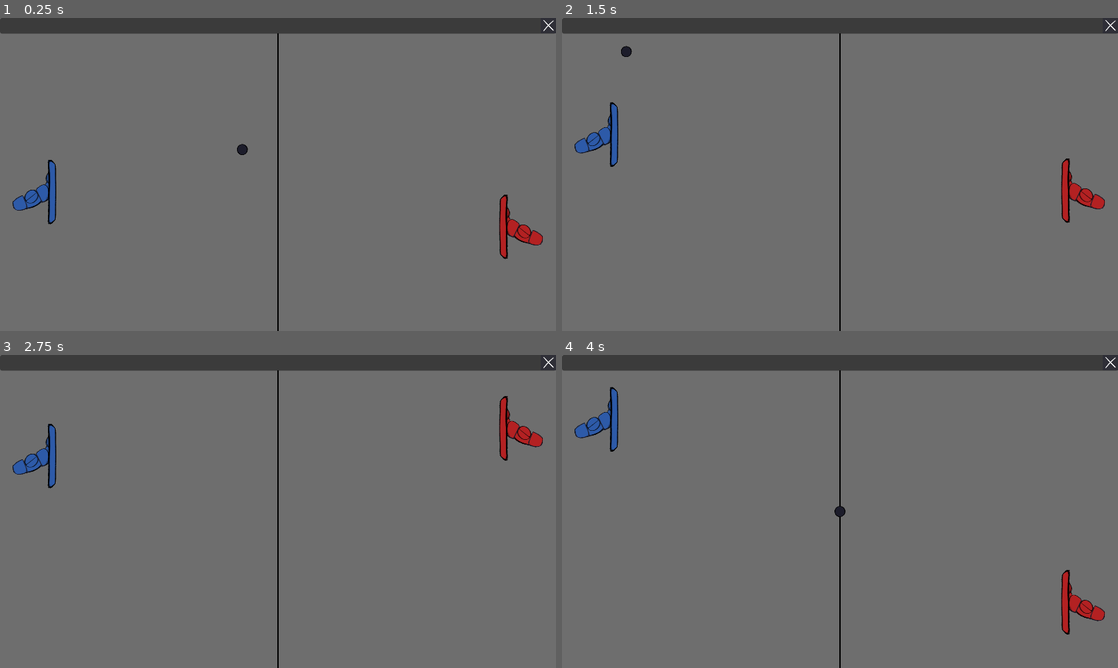
Above: before the commit, frames 1-4 (two rows, left to right).
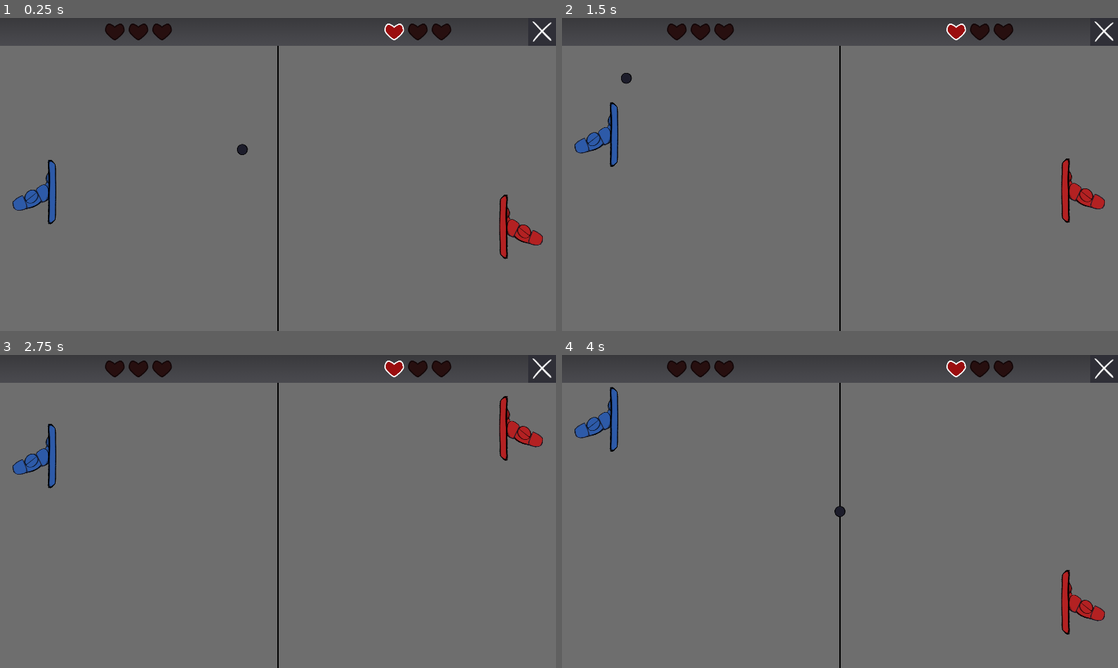
Above: after the commit, the same moments.

Repository: parrotwise/gmtk26-pong
Game: Godot game, scene res://Scenes/game_scene.tscn
Two runs of this game, one before a commit and one after it. Both use one fixed random seed, a clock stepped at 60 frames per second and the inputs below.
Inputs:
- Up to frame 1 (0.25 s): no input
- Up to frame 2 (1.5 s): hold Up (ui_up) 0.53-1.28 s; hold Down (ui_down) from 1.28 s (still down)
- Up to frame 3 (2.75 s): release Down (ui_down) at 2.03 s; hold Up (ui_up) from 2.03 s (still down)
- Up to frame 4 (4 s): release Up (ui_up) at 3.53 s; hold Down (ui_down) from 3.53 s (still down)

The runs differ from the first frame. In frame 1, 4.4% of the frame differs, in the area x 0-100%, y 0-9%; in frame 2, 4.5%, in the area x 0-100%, y 0-22%; in frame 3, 4.4%; in frame 4, 4.4%.
Error after the commit: Invalid type in utility function "clamp()". Cannot convert argument 3 from Vector2 to float. (res://Scripts/player.gd:26)

Commit message:
feature: replaced ui with the new hud

Diff:
--- a/Scenes/GameUI/hud.gd
+++ b/Scenes/GameUI/hud.gd
@@ -9,9 +9,13 @@
 @onready var left_hearts: HBoxContainer = %LeftHearts
 @onready var right_hearts: HBoxContainer = %RightHearts
 
+var bar: TextureRect:
+	get: return $Bar
+
 # Initialization
 func _ready() -> void:
 	# TODO: Register
+	GameManager.hud = self
 
 	# Signals
 	quit_button.pressed.connect(_on_quit)
--- a/Scenes/GameUI/hud.tscn
+++ b/Scenes/GameUI/hud.tscn
@@ -24,20 +24,6 @@
 grow_horizontal = 2
 texture = ExtResource("2_l26h0")
 expand_mode = 2
-
-[node name="QuitButton" type="TextureButton" parent="." unique_id=811932129]
-unique_name_in_owner = true
-custom_minimum_size = Vector2(40, 40)
-layout_mode = 1
-anchors_preset = 1
-anchor_left = 1.0
-anchor_right = 1.0
-offset_left = -40.0
-offset_bottom = 40.0
-grow_horizontal = 0
-texture_normal = ExtResource("3_eccdw")
-ignore_texture_size = true
-stretch_mode = 0
 
 [node name="HBoxContainer" type="HBoxContainer" parent="." unique_id=1349159520]
 custom_minimum_size = Vector2(0, 40)
@@ -97,3 +83,17 @@
 layout_mode = 2
 texture = ExtResource("4_0un6g")
 expand_mode = 1
+
+[node name="QuitButton" type="TextureButton" parent="." unique_id=811932129]
+unique_name_in_owner = true
+custom_minimum_size = Vector2(40, 40)
+layout_mode = 1
+anchors_preset = 1
+anchor_left = 1.0
+anchor_right = 1.0
+offset_left = -40.0
+offset_bottom = 40.0
+grow_horizontal = 0
+texture_normal = ExtResource("3_eccdw")
+ignore_texture_size = true
+stretch_mode = 0
--- a/Scenes/game_scene.tscn
+++ b/Scenes/game_scene.tscn
@@ -2,14 +2,13 @@
 
 [ext_resource type="Script" uid="uid://ke4slfpx5tjp" path="res://Scenes/game_scene.gd" id="1_5dgvu"]
 [ext_resource type="Script" uid="uid://ejpyehyvfe3j" path="res://Scripts/battlefield.gd" id="1_6h5vk"]
-[ext_resource type="Script" uid="uid://csel3sxxejg3t" path="res://Scripts/game_ui.gd" id="1_x87qo"]
 [ext_resource type="Script" uid="uid://x2chsq18dd8c" path="res://Scripts/player.gd" id="2_1ixah"]
 [ext_resource type="Texture2D" uid="uid://c5e82as8sxtj" path="res://Sprites/p1_placeholder.png" id="3_rgj8m"]
 [ext_resource type="Script" uid="uid://dowrysm7015b3" path="res://Scripts/opponent.gd" id="4_1ixah"]
 [ext_resource type="Texture2D" uid="uid://da3ote4yfusag" path="res://Sprites/p2_placeholder.png" id="5_2fmhe"]
 [ext_resource type="Script" uid="uid://ca58xn8hkrbfg" path="res://Scripts/ball.gd" id="6_7iton"]
-[ext_resource type="Texture2D" uid="uid://b7jpgpuws8ief" path="res://Sprites/exit_placeholder.png" id="7_2fmhe"]
 [ext_resource type="Texture2D" uid="uid://p5kbp4wbgfep" path="res://Sprites/ball_placeholder.png" id="7_ikfsv"]
+[ext_resource type="PackedScene" uid="uid://i1o5fru2q5cg" path="res://Scenes/GameUI/hud.tscn" id="9_ikfsv"]
 
 [sub_resource type="StyleBoxFlat" id="StyleBoxFlat_b6fju"]
 bg_color = Color(0.43, 0.43, 0.43, 1)
@@ -22,12 +21,6 @@
 
 [sub_resource type="CircleShape2D" id="CircleShape2D_ikfsv"]
 radius = 9.0
-
-[sub_resource type="StyleBoxFlat" id="StyleBoxFlat_6h5vk"]
-bg_color = Color(0, 0, 0, 0)
-
-[sub_resource type="StyleBoxFlat" id="StyleBoxFlat_x87qo"]
-bg_color = Color(0, 0, 0, 0.4117647)
 
 [node name="GameScene" type="Control" unique_id=2090212088]
 custom_minimum_size = Vector2(800, 450)
@@ -118,32 +111,6 @@
 [node name="Collider" type="CollisionShape2D" parent="Battlefield/Objects/Ball" unique_id=928447187]
 shape = SubResource("CircleShape2D_ikfsv")
 
-[node name="UI" type="Control" parent="." unique_id=514686420]
+[node name="HUD" parent="." unique_id=1368634265 instance=ExtResource("9_ikfsv")]
 layout_mode = 1
-anchors_preset = 15
-anchor_right = 1.0
-anchor_bottom = 1.0
-grow_horizontal = 2
-grow_vertical = 2
-script = ExtResource("1_x87qo")
-
-[node name="TopBar" type="Panel" parent="UI" unique_id=352708261]
-layout_mode = 1
-anchors_preset = -1
-anchor_right = 1.0
-anchor_bottom = 0.05
-grow_horizontal = 2
-
-[node name="QuitButton" type="Button" parent="UI/TopBar" unique_id=671906643]
-layout_mode = 1
-anchors_preset = -1
-anchor_left = 0.973
-anchor_right = 1.0
-anchor_bottom = 1.0
-theme_override_styles/normal = SubResource("StyleBoxFlat_6h5vk")
-theme_override_styles/hover = SubResource("StyleBoxFlat_x87qo")
-
-[node name="Sprite" type="Sprite2D" parent="UI/TopBar/QuitButton" unique_id=126953900]
-scale = Vector2(0.35, 0.35)
-texture = ExtResource("7_2fmhe")
-centered = false
+offset_bottom = 40.0
--- a/Scripts/ball.gd
+++ b/Scripts/ball.gd
@@ -18,7 +18,7 @@
 var position_x_max: float:
 	get: return get_viewport().size.x
 var position_y_min: float:
-	get: return GameManager.ui.top_bar.size.y
+	get: return GameManager.hud.bar.size.y
 var position_y_max: float:
 	get: return get_viewport().size.y
 var collider_radius: float:
--- a/Scripts/game_manager.gd
+++ b/Scripts/game_manager.gd
@@ -1,7 +1,7 @@
 extends Node
 
 
-var ui: GameUI
+var hud: HUD
 var ball: Ball
 var player: Player
 var opponent: Opponent
--- a/Scripts/player.gd
+++ b/Scripts/player.gd
@@ -18,7 +18,9 @@
 	var move_down: int = 1 if Input.is_action_pressed('ui_down') else 0
 
 	velocity.y = speed * (move_down - move_up)
-
 	move_and_slide()
 
-	position.y = clamp(position.y, 0, get_viewport().size.y)
+
+
+
+	position.y = clamp(position.y, 0, GameManager.hud.bar.size)
